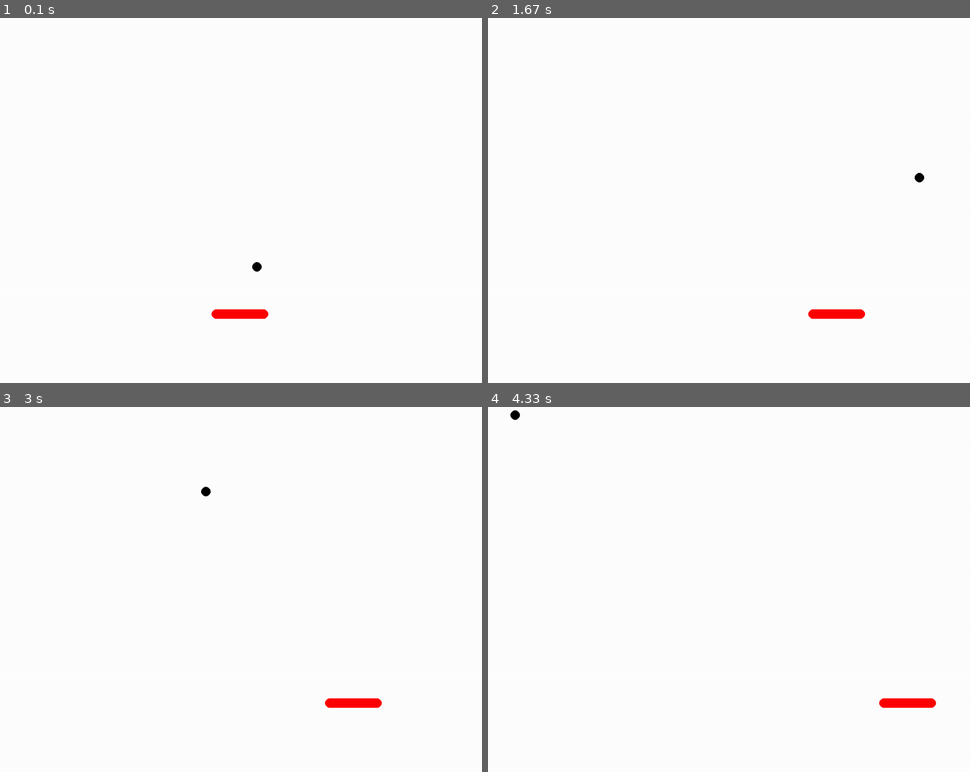
Above: before the commit, frames 1-4 (two rows, left to right).
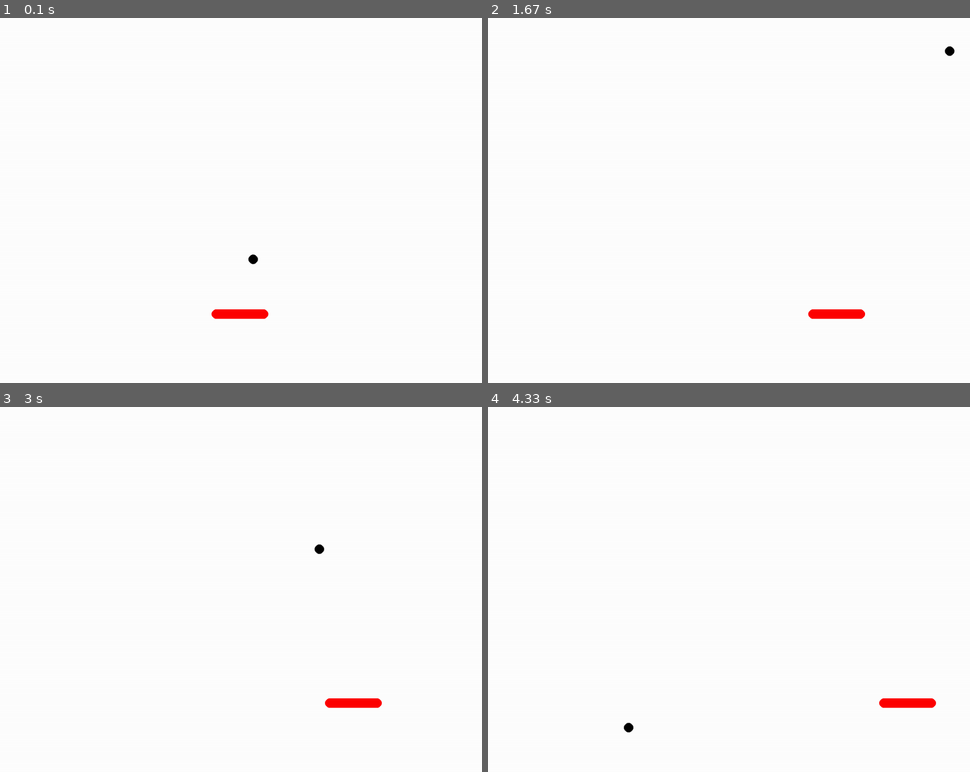
Above: after the commit, the same moments.

Repository: MacAndKaj/Paranoid
Game: pygame game, started from Main.py
Two runs of this game, one before a commit and one after it. Both use one fixed random seed, a clock stepped at 60 frames per second and the inputs below.
Inputs:
- Up to frame 1 (0.1 s): no input
- Up to frame 2 (1.67 s): hold Right 0.33-0.8 s; hold Right 0.83-1.3 s; hold Left from 1.33 s (still down)
- Up to frame 3 (3 s): release Left at 1.87 s; hold Left 1.9-2.3 s; hold Right 2.33-2.97 s
- Up to frame 4 (4.33 s): hold Left 3-3.47 s; hold Right 3.5-3.97 s; hold Right from 4 s (still down)

The runs differ from the first frame. In frame 1, less than 0.1% of the frame differs, in the area x 51-55%, y 64-70%; in frame 2, less than 0.1%; in frame 3, less than 0.1%; in frame 4, less than 0.1%, in the area x 4-31%, y 0-90%.

Commit message:
fizyka kulki

Diff:
--- a/Ball.py
+++ b/Ball.py
@@ -8,7 +8,7 @@
     position = [int(0.5 * SCREEN_WIDTH), int(0.7 * SCREEN_HEIGHT)]
     radius = 10
     step = 10
-    angleOfDirection = -20  # degrees
+    angleOfDirection = -45  # degrees
 
     def __init__(self) -> None:
         self.Rectangle = Rect(self.position, (self.radius, self.radius))
